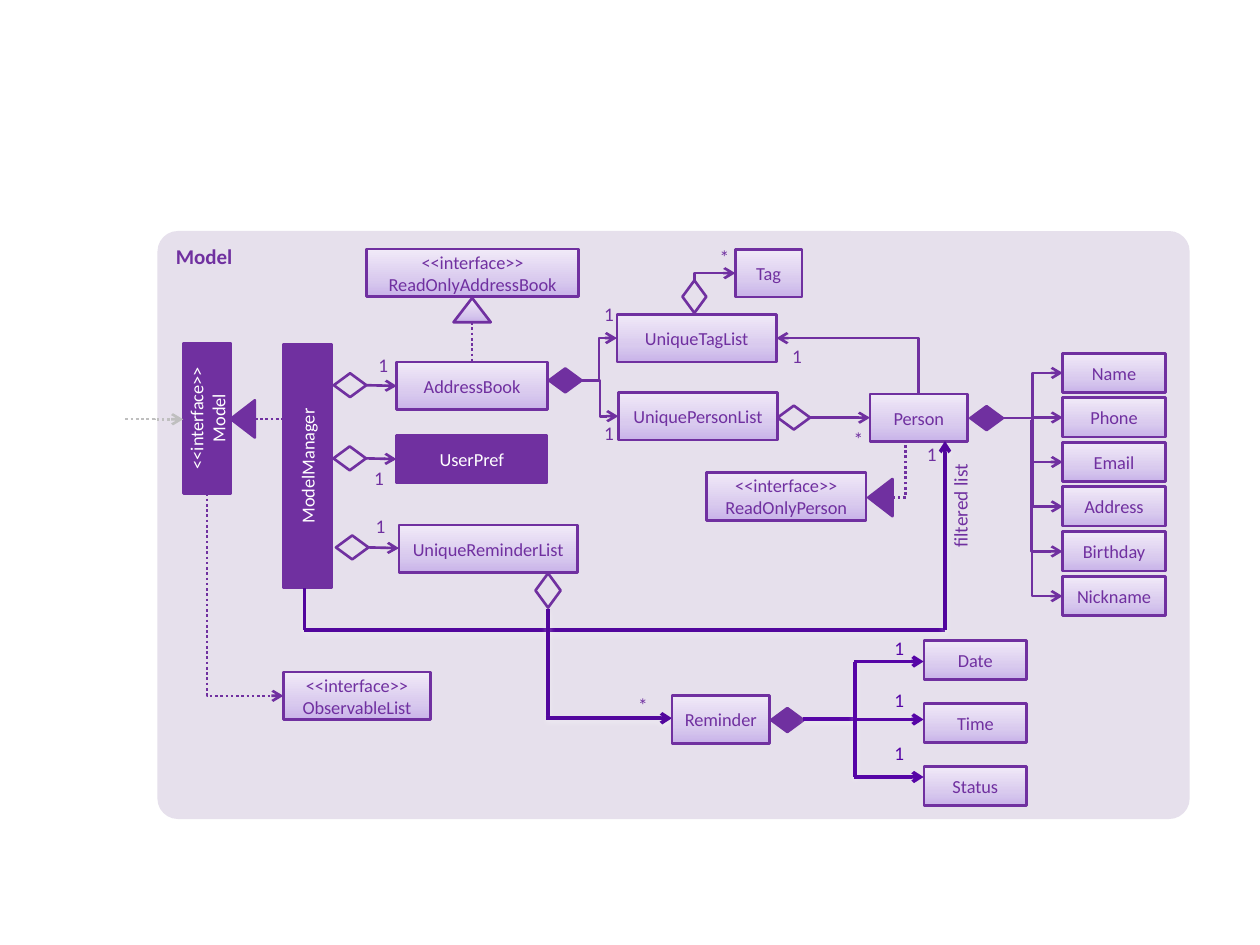
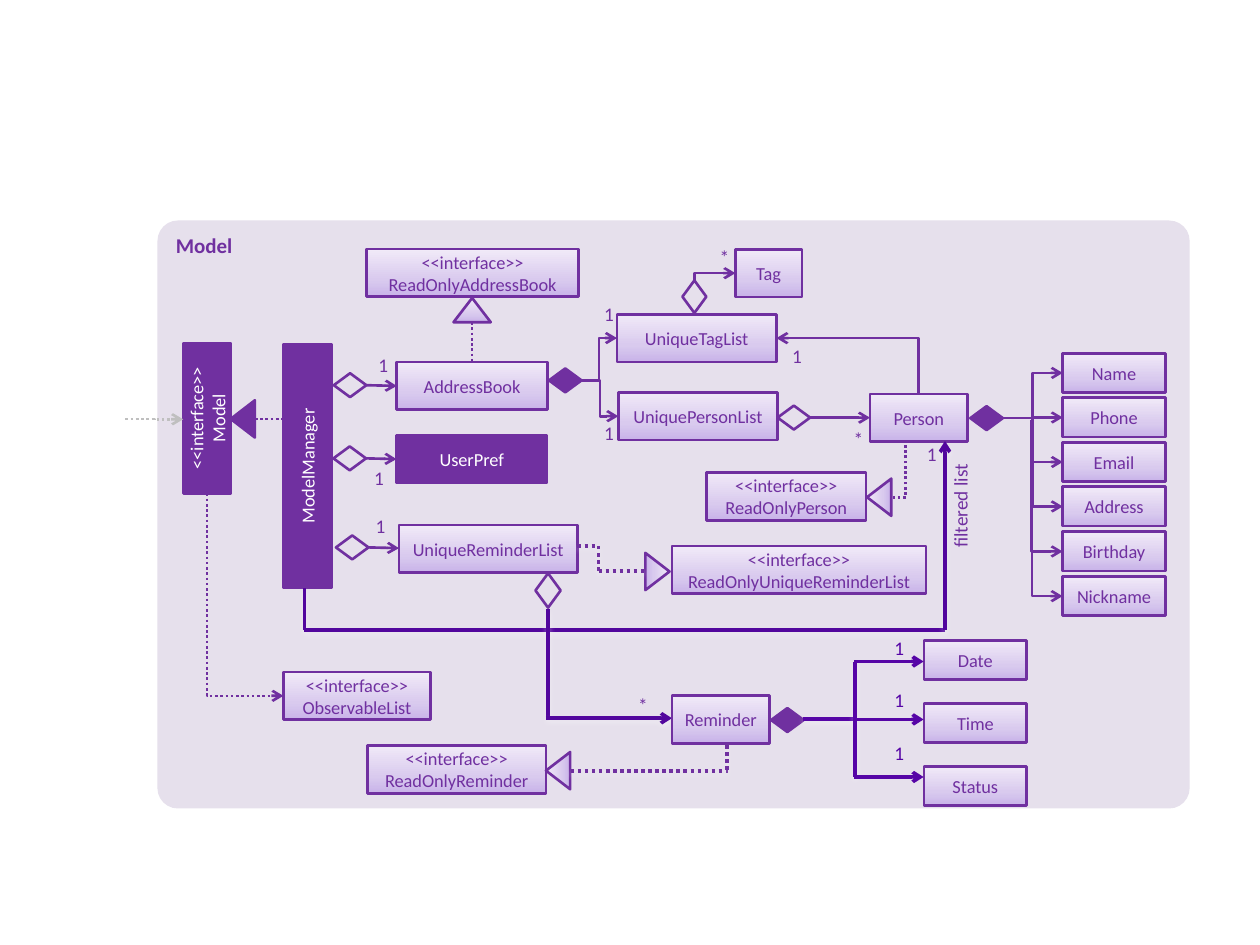
Before and after one commit to tshradheya/main, a slide deck: slide 1 of docs/diagrams/ModelComponentClassDiagram.pptx. Drawn at 1260x945 pixels with LibreOffice and Linux fonts; fonts in the diff are those of the drawing. Boxes give left, top, right and bottom in pixels: in the first picture for what was removed or moved away, otherwise in the second. Text is boxed around its words. In the diff, an @@ line names an element or a change of style, - is before the commit and + after.

```diff
--- a/docs/diagrams/ModelComponentClassDiagram.pptx
+++ b/docs/diagrams/ModelComponentClassDiagram.pptx
@@ rounded rectangle "Model": place and size @@
-rounded rectangle "Model" at (158, 231, 1189, 819)
+rounded rectangle "Model" at (158, 220, 1189, 809)
@@ triangle at (868, 478, 891, 516): fill #7030A0 to gradient #C9B5E8 to #D8CBEE to #F0EAF9 @@
@@ line added from (577, 546) to (598, 546), #7030A0 2 pt dashed @@
@@ line added from (598, 546) to (598, 571), #7030A0 2 pt dashed @@
@@ triangle added at (646, 553, 670, 590), fill gradient #C9B5E8 to #D8CBEE to #F0EAF9, outline #7030A0 1.5 pt @@
@@ rectangle added at (672, 546, 926, 593), fill gradient #C9B5E8 to #D8CBEE to #F0EAF9, outline #7030A0 1.5 pt, 10.5 pt, text #7030A0 @@
+<<interface>>
+ReadOnlyUniqueReminderList
@@ line added from (598, 571) to (646, 571), #7030A0 2 pt dashed @@
@@ rectangle added at (368, 746, 547, 794), fill gradient #C9B5E8 to #D8CBEE to #F0EAF9, outline #7030A0 1.5 pt, 10.5 pt, text #7030A0 @@
+<<interface>>
+ReadOnlyReminder
@@ line added from (727, 770) to (727, 745), #7030A0 2 pt dashed @@
@@ triangle added at (546, 752, 570, 789), fill gradient #C9B5E8 to #D8CBEE to #F0EAF9, outline #7030A0 1.5 pt @@
@@ line added from (571, 771) to (728, 771), #7030A0 2 pt dashed @@
```
Also in this commit, not shown: 1 other file.
